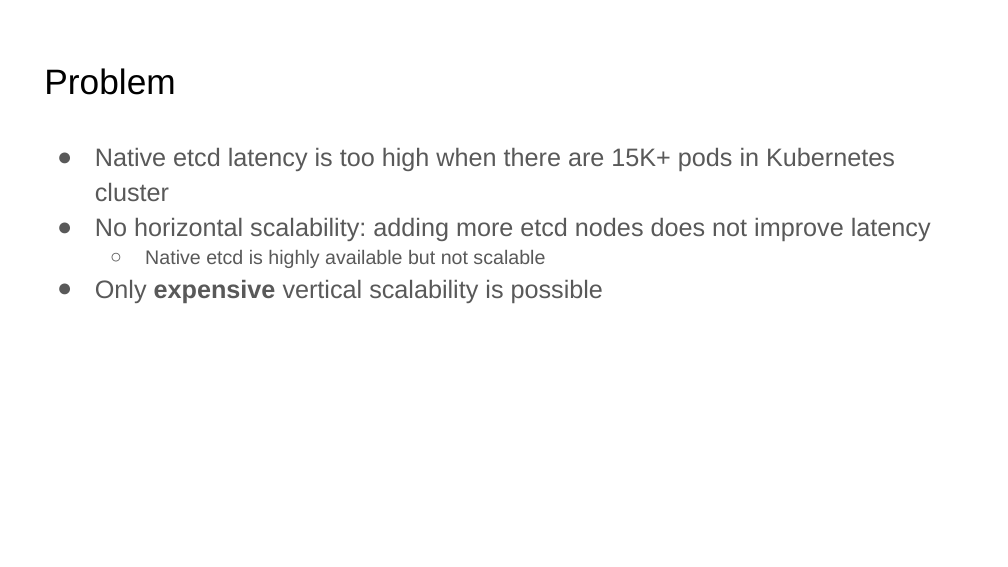
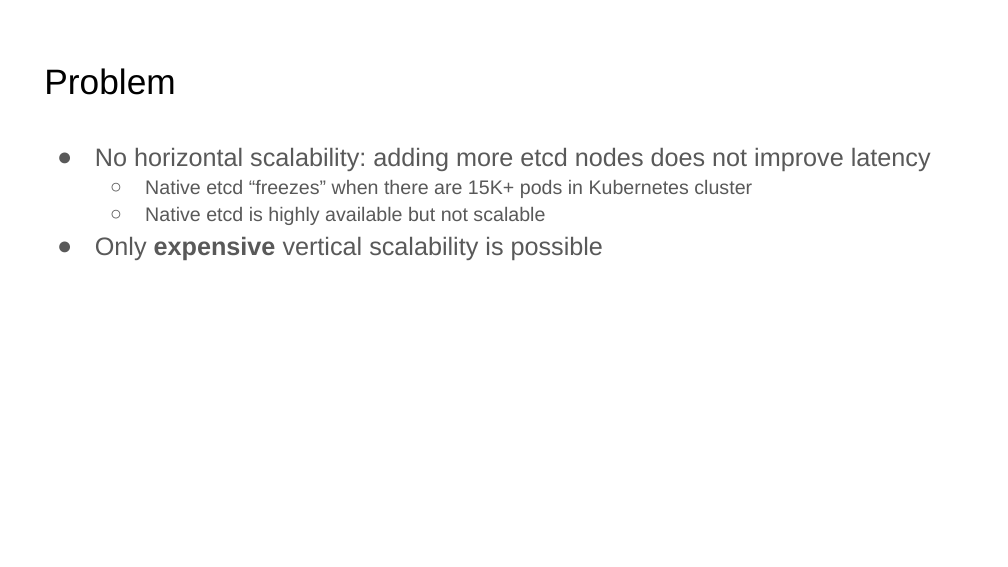
Before and after one commit to gridgain-solutions/ignite-in-k8s, a slide deck: slide 2 of docs/Apache Ignite as Kubernetes Store.pptx. Drawn at 1008x567 pixels with LibreOffice and Linux fonts; fonts in the diff are those of the drawing. Boxes give left, top, right and bottom in pixels: in the first picture for what was removed or moved away, otherwise in the second. Text is boxed around its words. In the diff, an @@ line names an element or a change of style, - is before the commit and + after.

```diff
--- a/docs/Apache Ignite as Kubernetes Store.pptx
+++ b/docs/Apache Ignite as Kubernetes Store.pptx
@@ text at [95, 147, 895, 201]: paragraph removed @@
-● Native etcd latency is too high when there are 15K+ pods in Kubernetes cluster
@@ text at [145, 180, 752, 198]: paragraph added @@
+  ○ Native etcd “freezes” when there are 15K+ pods in Kubernetes cluster
```
Also in this commit, not shown: 2 other slides changed, 1 slide added.
